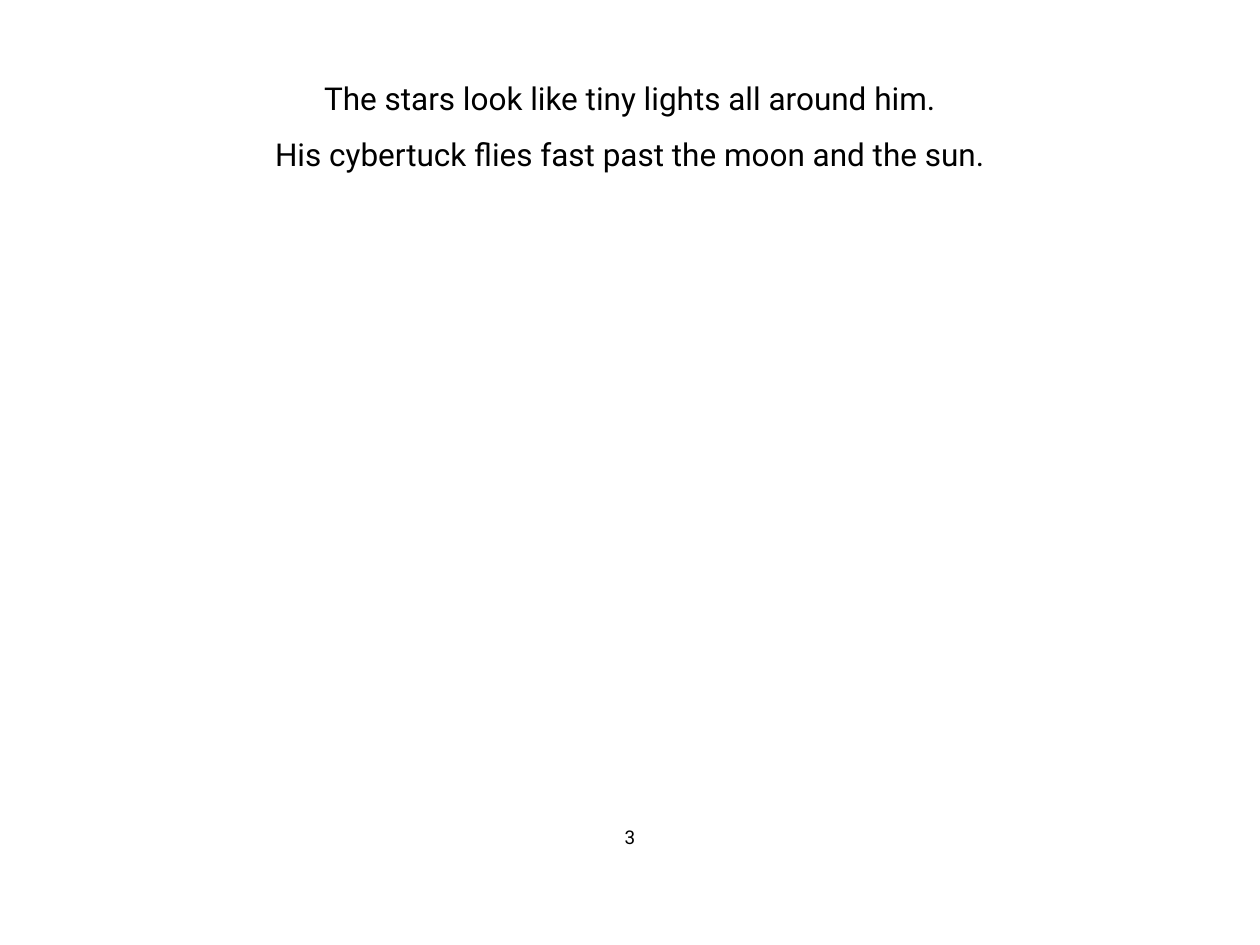
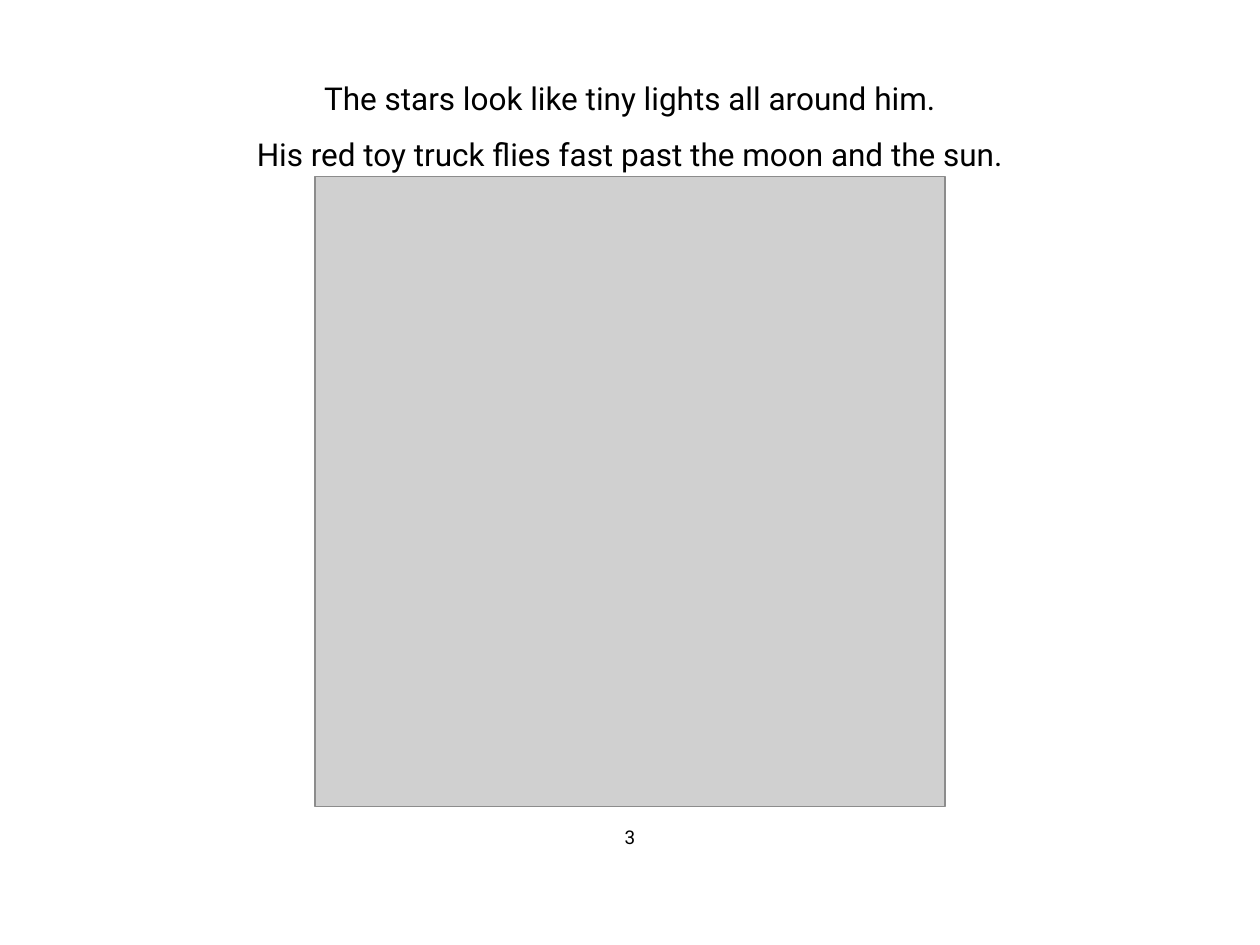
Before and after one commit to abidlabs/drawbook, a slide deck: slide 4 of test.pptx. Drawn at 1260x945 pixels with LibreOffice and Linux fonts; fonts in the diff are those of the drawing; grey boxes stand for pictures. Boxes give left, top, right and bottom in pixels: in the first picture for what was removed or moved away, otherwise in the second. Text is boxed around its words. In the diff, an @@ line names an element or a change of style, - is before the commit and + after.

```diff
--- a/test.pptx
+++ b/test.pptx
@@ title at [257,142,1002,173]: text changed @@
-His cybertuck flies fast past the moon and the sun.
+His red toy truck flies fast past the moon and the sun.
@@ picture added at [315,176,945,806] @@
```
Also in this commit, not shown: 3 other slides changed, 3 other files.
